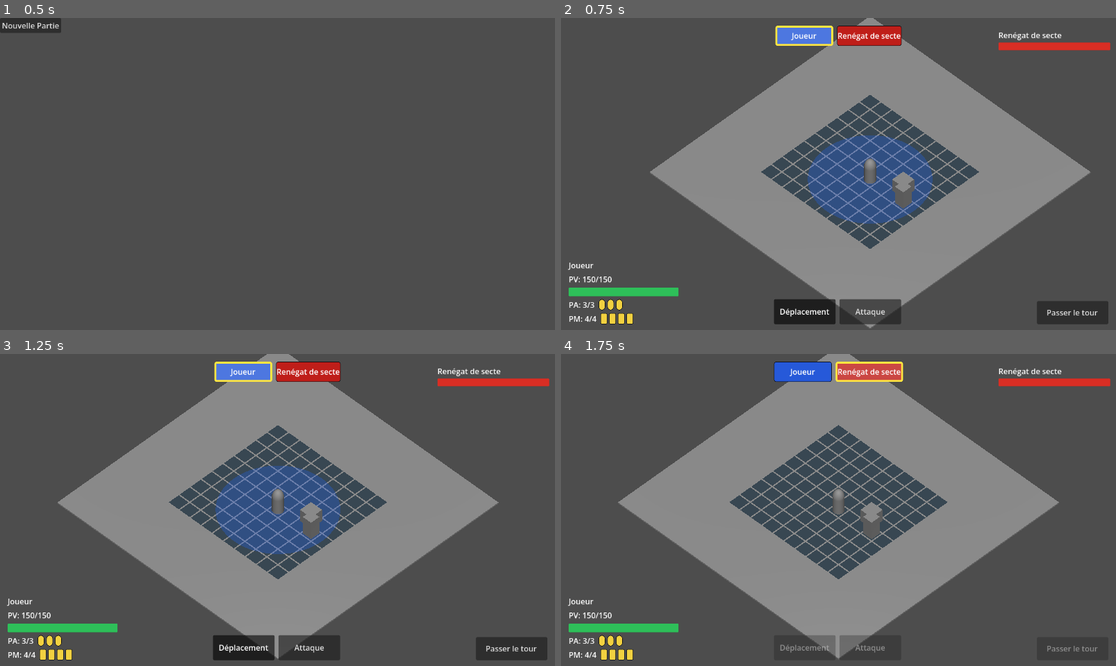
Above: before the commit, frames 1-4 (two rows, left to right).
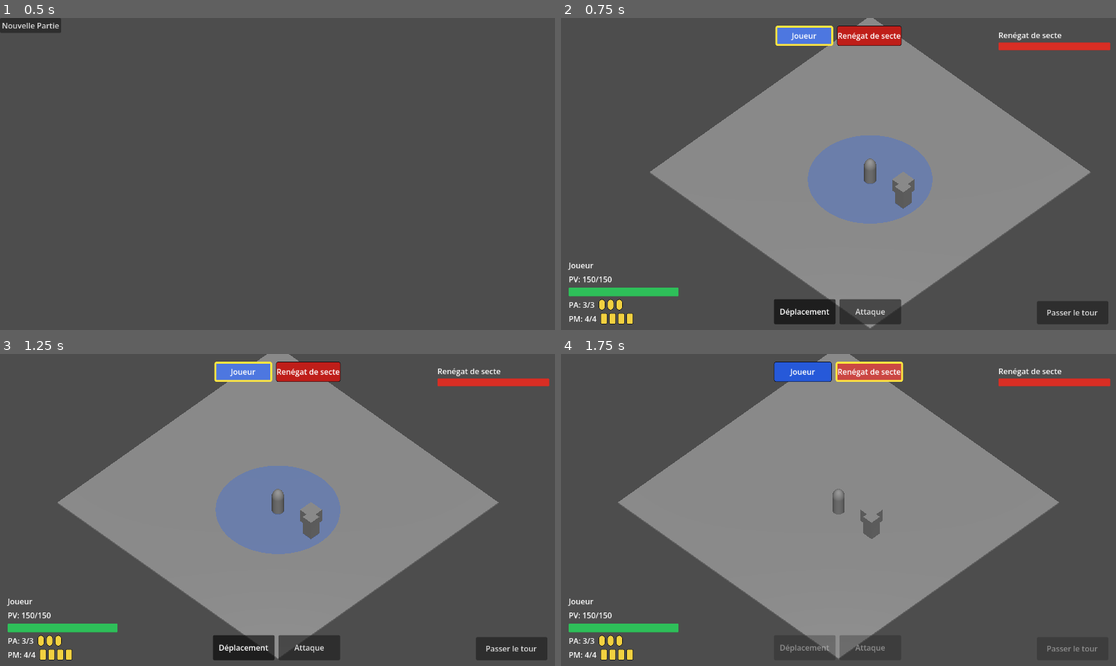
Above: after the commit, the same moments.

Repository: sillpct/lagoutte
Game: Godot game, scene res://scenes/main/main.tscn
The game is run twice, just before and just after one commit, with the same random seed, the same clock (stepped at 60 frames per second) and the same inputs.
Inputs (mouse positions are in pixels of both pictures, inside the frame that each line leads up to):
- Up to frame 1 (0.5 s): no input
- Up to frame 2 (0.75 s): click "Nouvelle Partie" at 0.5 s
- Up to frame 3 (1.25 s): no input
- Up to frame 4 (1.75 s): tap Enter (ui_accept) at 1.25, 1.52 s; move the mouse to (960, 494) at 1.27 s; hold Right (ui_right) from 1.28 s (still down); hold T (end_turn) from 1.28 s (still down); click (960, 494) at 1.42 s

Frame 1 is identical in both runs. In frame 2, 7.6% of the frame differs, in the area x 36-76%, y 24-74%; in frame 3, 7.6%; in frame 4, 7.6%, in the area x 30-70%, y 22-73%.

Commit message:
Update combat_grid.gd

Diff:
--- a/scenes/combat/combat_grid.gd
+++ b/scenes/combat/combat_grid.gd
@@ -4,6 +4,7 @@
 @export var grid_width: int = 10
 @export var grid_height: int = 10
 @export var cell_size: float = 1.0
+@export var show_cell_visuals := false
 
 const DEFAULT_OCCUPATION_RADIUS := 0.45
 
@@ -120,12 +121,17 @@
 # --- Affichage temporaire ---
 
 func _ready() -> void:
-	_build_cell_visuals()
+	if show_cell_visuals:
+		_build_cell_visuals()
+	else:
+		cell_visuals.hide()
 
 func get_cell_visual(col: int, row: int) -> MeshInstance3D:
 	return cell_visuals.get_node_or_null("Cell_%d_%d" % [col, row]) as MeshInstance3D
 
 func set_cell_color(col: int, row: int, color: Color) -> void:
+	if not show_cell_visuals:
+		return
 	var cell_visual := get_cell_visual(col, row)
 	if cell_visual == null:
 		return
